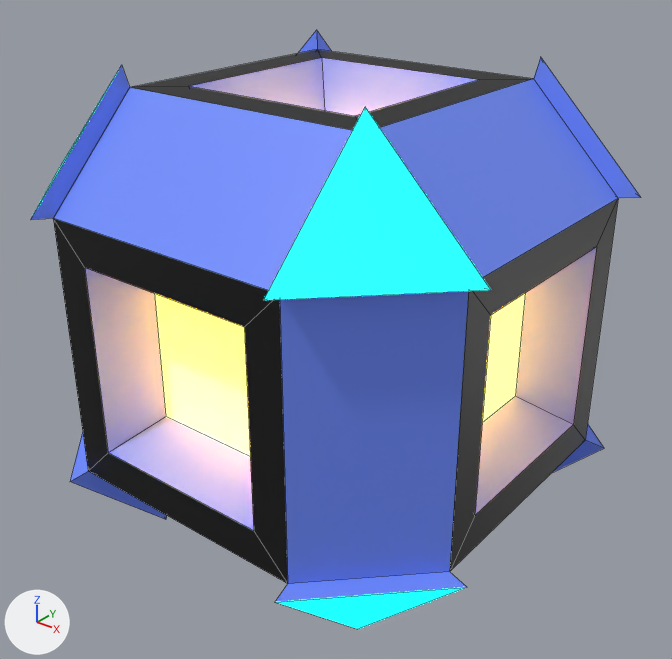
One commit to the FBX model Assets/Models/shard.fbx: the scene before it, then after it.
Rendered twice from a 50 mm camera at (1.343, -1.678, 1.671) aimed at (0.014, -0.017, 0.641). Arrows for +X, +Y and +Z are at lower left; the lights stay in place. Mesh edges are drawn as thin lines.

In view in the first picture: 'shard'.
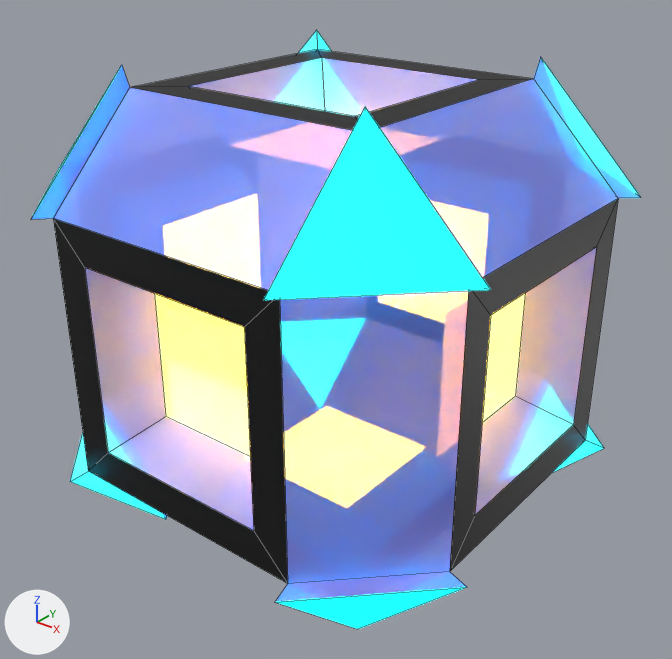
What differs and where, as boxes [x1, y1, x2, y2] in the pictures (672 x 659 px):
'shard', surface changed
    both: [31, 30, 641, 604]

What the commit changed:
In material 'body' (mat_body), alpha goes from 1.0 to 0.787.
